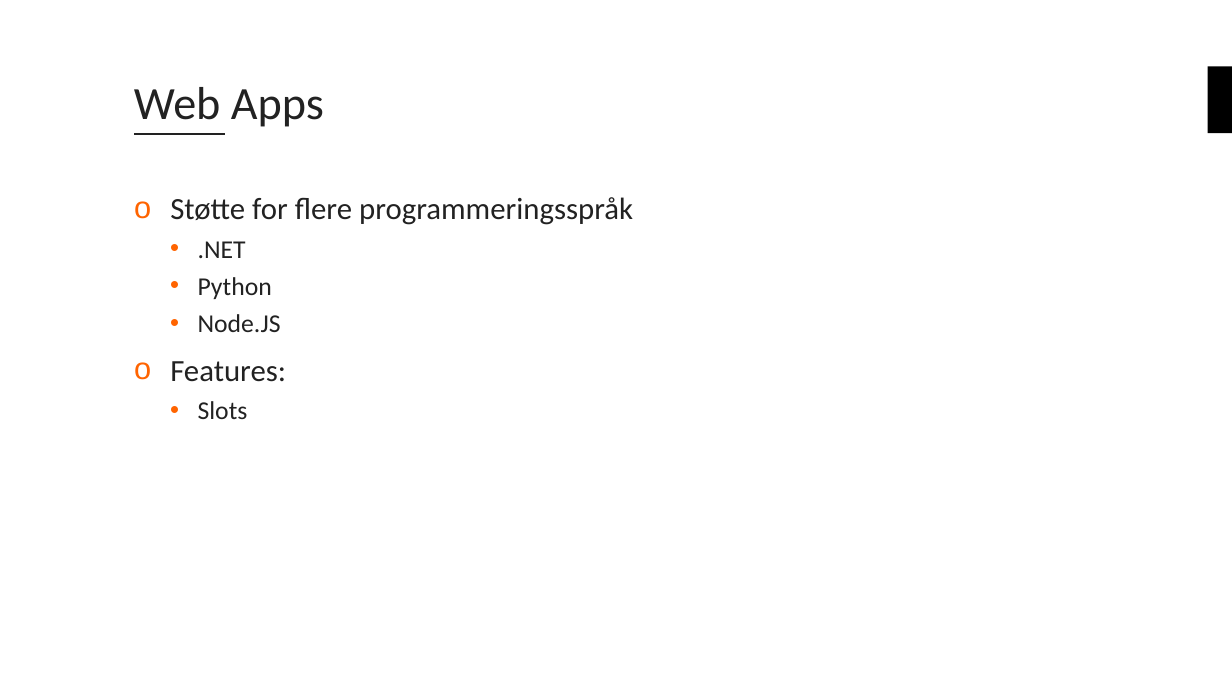
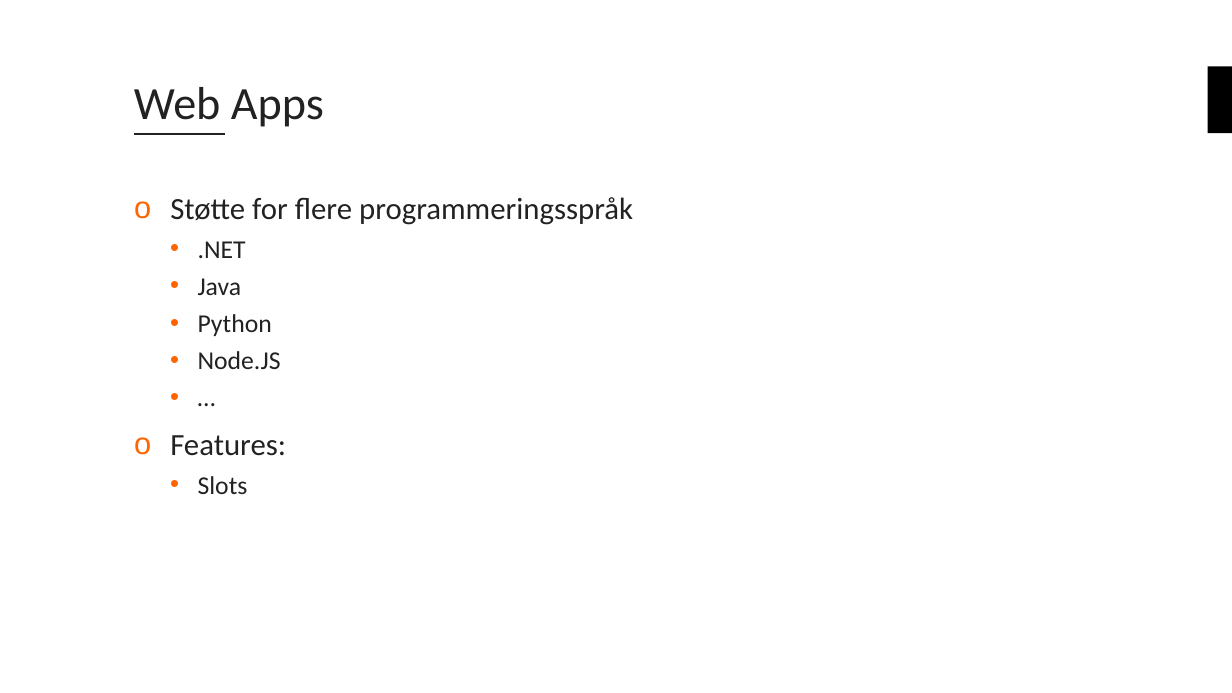
Before and after one commit to bouvet/azure-workshops, a slide deck: slide 20 of Workshop_1/Presentation/Azureskolen-Workshop#1.pptx. Drawn at 1232x693 pixels with LibreOffice and Linux fonts; fonts in the diff are those of the drawing; background and template pictures are left out. Boxes give left, top, right and bottom in pixels: in the first picture for what was removed or moved away, otherwise in the second. Text is boxed around its words. In the diff, an @@ line names an element or a change of style, - is before the commit and + after.

```diff
--- a/Workshop_1/Presentation/Azureskolen-Workshop#1.pptx
+++ b/Workshop_1/Presentation/Azureskolen-Workshop#1.pptx
@@ text at <box>170,197,633,494</box>: paragraph added @@
+  • …
@@ text at <box>198,278,242,295</box>: paragraph added @@
+  • Java
```
Also in this commit, not shown: 2 other slides changed.
